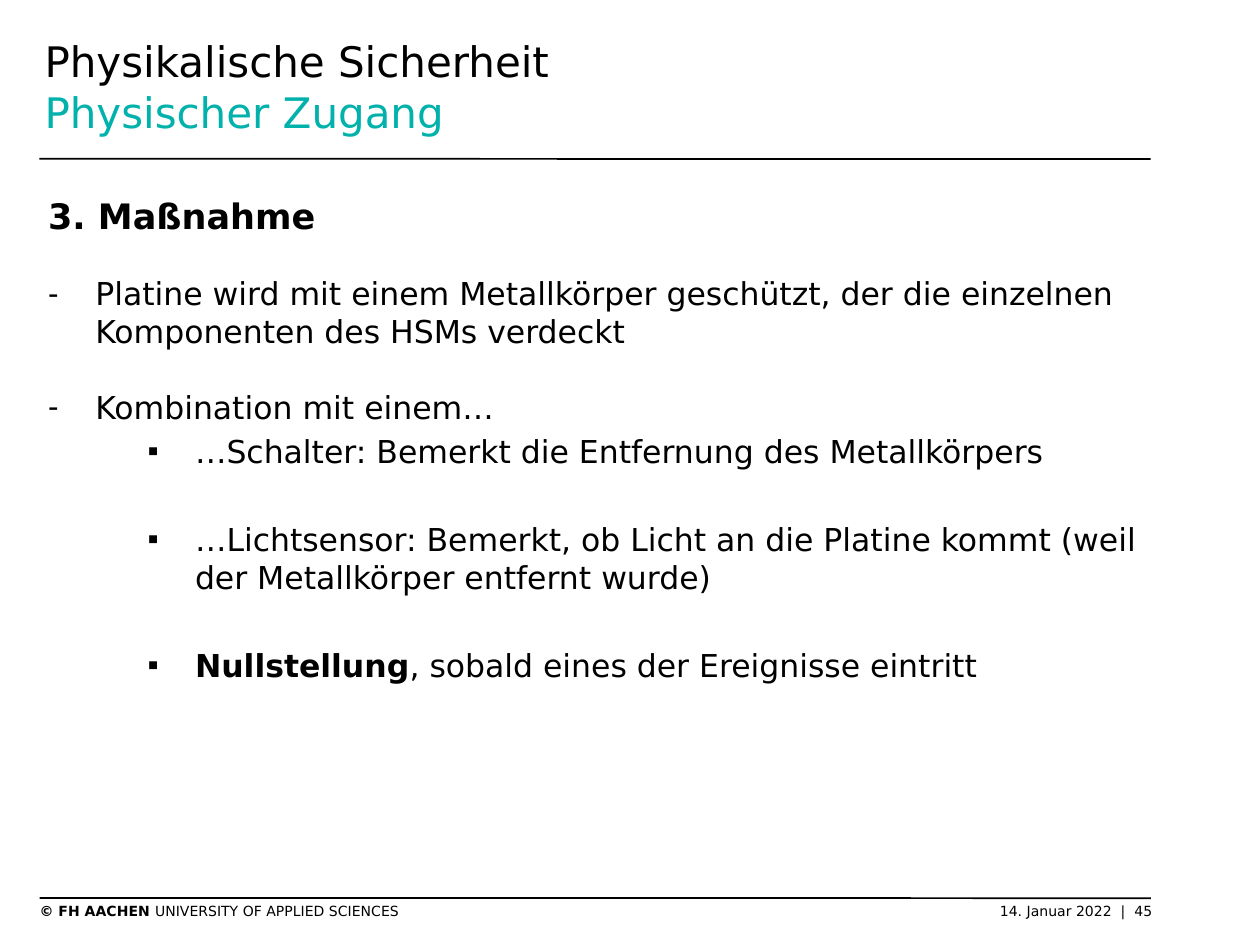
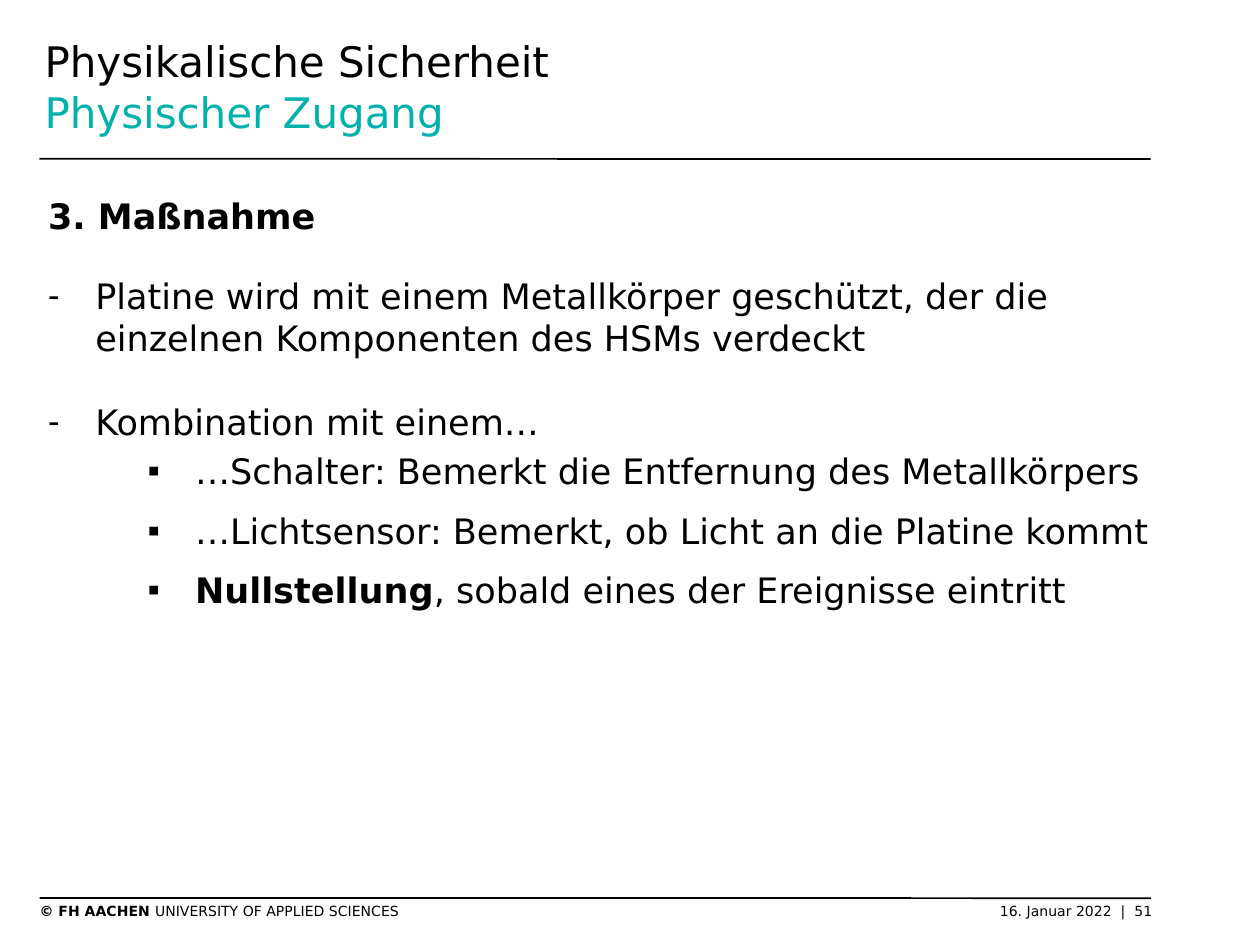
Before and after one commit to SchmickHub/Bachmann---Dahlhaus, a slide deck: slide 51 of Seitenkanal und HSM Folien.pptx (slide 45 before the commit). Drawn at 1260x945 pixels with LibreOffice and Linux fonts; fonts in the diff are those of the drawing; background and template pictures are left out. Boxes give left, top, right and bottom in pixels: in the first picture for what was removed or moved away, otherwise in the second. Text is boxed around its words. In the diff, an @@ line names an element or a change of style, - is before the commit and + after.

```diff
--- a/Seitenkanal und HSM Folien.pptx
+++ b/Seitenkanal und HSM Folien.pptx
@@ text at (95, 282, 1139, 611): size 18 to 20 pt in "Platine wird mit einem Metallkörper geschützt, der ...", "Kombination mit einem…", "…Schalter: Bemerkt die Entfernung des Metallkörpers", "Nullstellung, sobald eines der Ereignisse eintritt"; more space between paragraphs @@
@@ text at (195, 517, 1148, 548): text changed; size 18 to 20 pt @@
-    ▪ …Lichtsensor: Bemerkt, ob Licht an die Platine kommt (weil der Metallkörper entfernt wurde)
+    ▪ …Lichtsensor: Bemerkt, ob Licht an die Platine kommt
@@ text at (58, 905, 1152, 919): text changed @@
-© FH AACHEN UNIVERSITY OF APPLIED SCIENCES 14. Januar 2022 | 45
+© FH AACHEN UNIVERSITY OF APPLIED SCIENCES 16. Januar 2022 | 51
```
Also in this commit, not shown: 20 other slides changed, 8 slides added, 2 slides removed, 5 other files.
